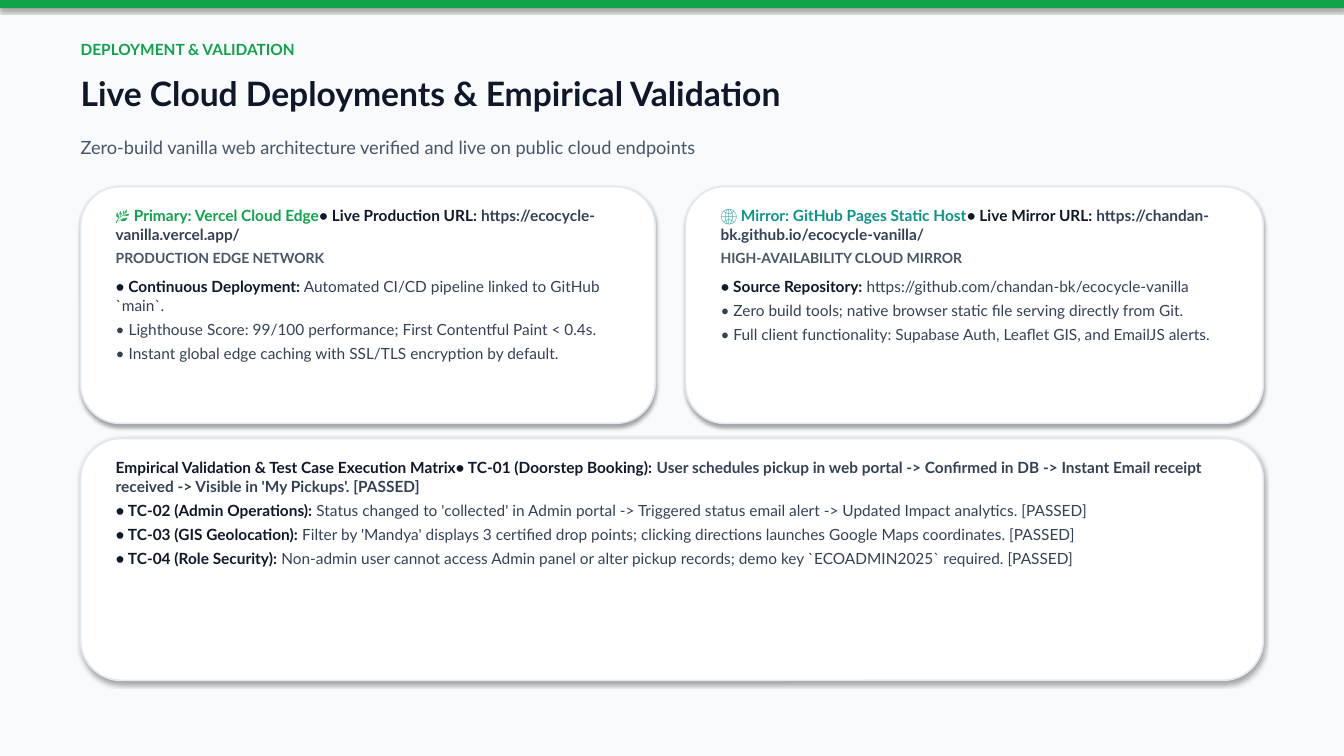
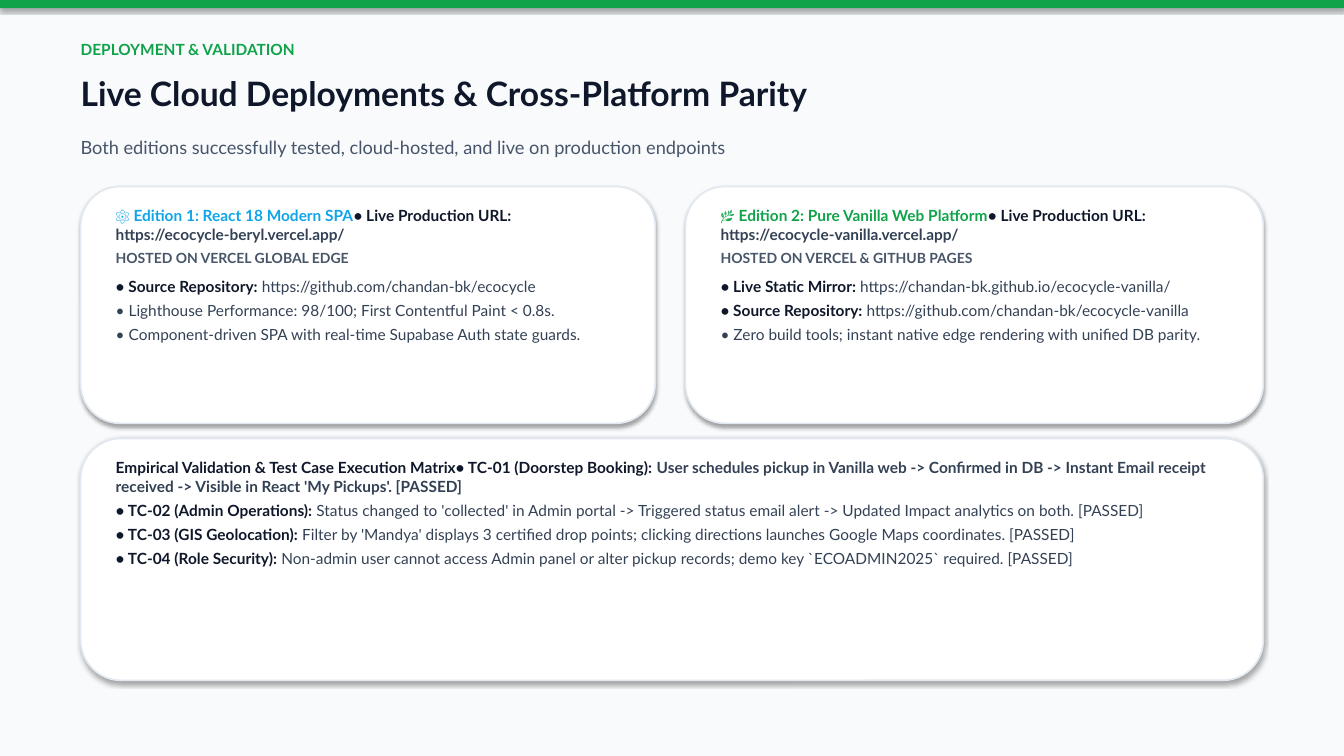
Before and after one commit to chandan-bk/ecocycle-vanilla, a slide deck: slide 12 of EcoCycle_Project_Presentation.pptx. Drawn at 1344x756 pixels with LibreOffice and Linux fonts; fonts in the diff are those of the drawing. Boxes give left, top, right and bottom in pixels: in the first picture for what was removed or moved away, otherwise in the second. Text is boxed around its words. In the diff, an @@ line names an element or a change of style, - is before the commit and + after.

Commit message:
docs(presentation): update presentation for general delivery with both React and Vanilla live sites

```diff
--- a/EcoCycle_Project_Presentation.pptx
+++ b/EcoCycle_Project_Presentation.pptx
@@ text at box(81, 81, 808, 112): text changed @@
-Live Cloud Deployments & Empirical Validation
+Live Cloud Deployments & Cross-Platform Parity
@@ text at box(81, 140, 725, 157): text changed @@
-Zero-build vanilla web architecture verified and live on public cloud endpoints
+Both editions successfully tested, cloud-hosted, and live on production endpoints
@@ text at box(116, 209, 581, 343): text changed @@
-🌿 Primary: Vercel Cloud Edge• Live Production URL: https://ecocycle-vanilla.vercel.app/
-PRODUCTION EDGE NETWORK
-• Continuous Deployment: Automated CI/CD pipeline linked to GitHub `main`.
-• Lighthouse Score: 99/100 performance; First Contentful Paint < 0.4s.
-• Instant global edge caching with SSL/TLS encryption by default.
+⚛️ Edition 1: React 18 Modern SPA• Live Production URL: https://ecocycle-beryl.vercel.app/
+HOSTED ON VERCEL GLOBAL EDGE
+• Source Repository: https://github.com/chandan-bk/ecocycle
+• Lighthouse Performance: 98/100; First Contentful Paint < 0.8s.
+• Component-driven SPA with real-time Supabase Auth state guards.
@@ text at box(721, 209, 1170, 295): text changed @@
-🌐 Mirror: GitHub Pages Static Host• Live Mirror URL: https://chandan-bk.github.io/ecocycle-vanilla/
-HIGH-AVAILABILITY CLOUD MIRROR
+🌿 Edition 2: Pure Vanilla Web Platform• Live Production URL: https://ecocycle-vanilla.vercel.app/
+HOSTED ON VERCEL & GITHUB PAGES
+• Live Static Mirror: https://chandan-bk.github.io/ecocycle-vanilla/
@@ text at box(733, 328, 1200, 343): text changed @@
-• Zero build tools; native browser static file serving directly from Git.
-• Full client functionality: Supabase Auth, Leaflet GIS, and EmailJS alerts.
+• Zero build tools; instant native edge rendering with unified DB parity.
@@ text at box(116, 461, 1206, 519): text changed @@
-Empirical Validation & Test Case Execution Matrix• TC-01 (Doorstep Booking): User schedules pickup in web portal -> Confirmed in DB -> Instant Email receipt received -> Visible in 'My Pickups'. [PASSED]
-• TC-02 (Admin Operations): Status changed to 'collected' in Admin portal -> Triggered status email alert -> Updated Impact analytics. [PASSED]
+Empirical Validation & Test Case Execution Matrix• TC-01 (Doorstep Booking): User schedules pickup in Vanilla web -> Confirmed in DB -> Instant Email receipt received -> Visible in React 'My Pickups'. [PASSED]
+• TC-02 (Admin Operations): Status changed to 'collected' in Admin portal -> Triggered status email alert -> Updated Impact analytics on both. [PASSED]
```
Also in this commit, not shown: 6 other slides changed, 1 other file.
